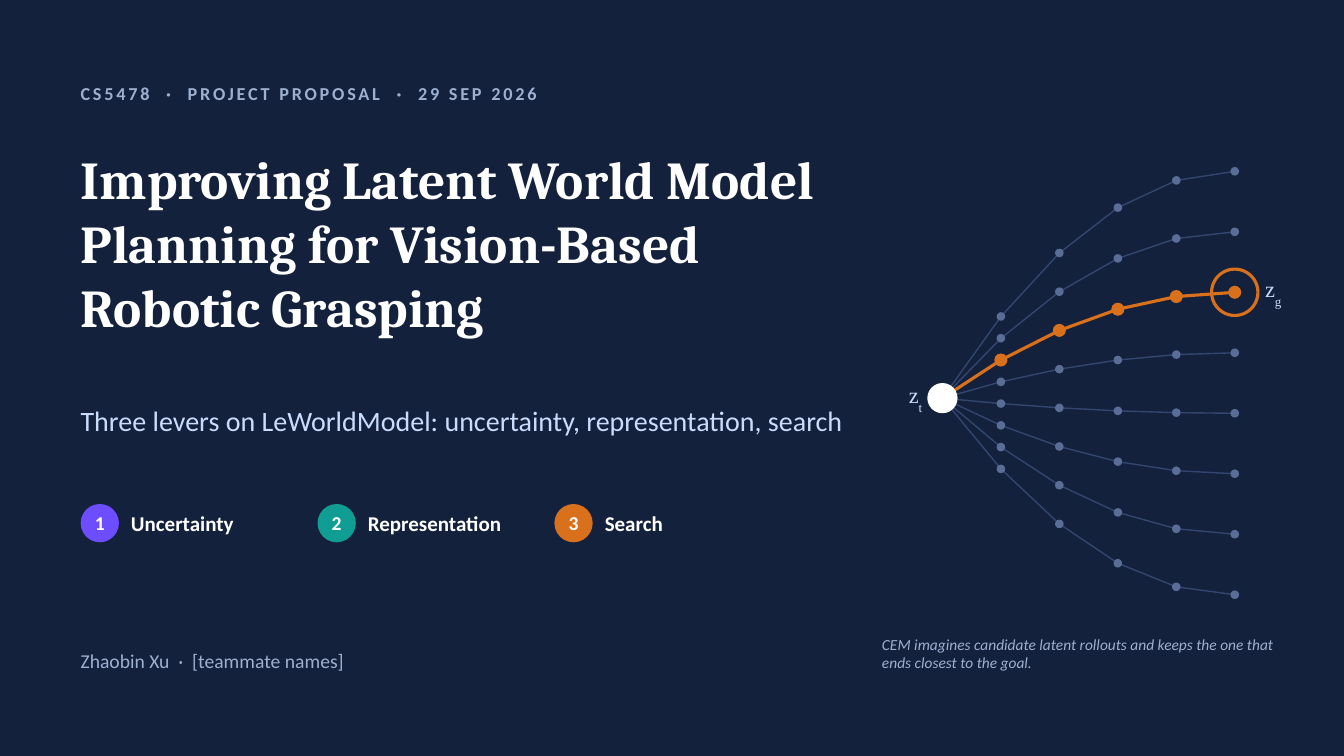
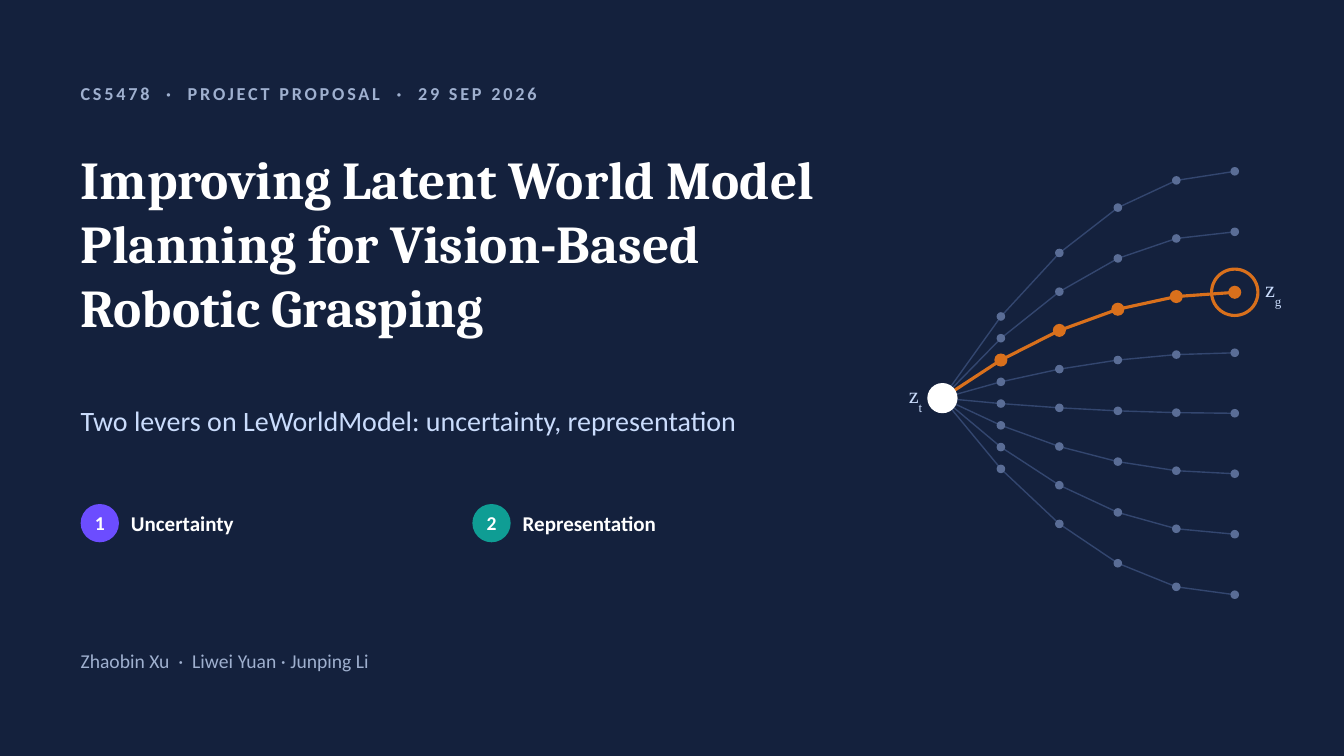
Before and after one commit to JaspinXu/uncertainty-aware-lewm, a slide deck: slide 1 of report/slides/CS5478_proposal_milestone.pptx. Drawn at 1344x756 pixels with LibreOffice and Linux fonts; fonts in the diff are those of the drawing. Boxes give left, top, right and bottom in pixels: in the first picture for what was removed or moved away, otherwise in the second. Text is boxed around its words. In the diff, an @@ line names an element or a change of style, - is before the commit and + after.

```diff
--- a/report/slides/CS5478_proposal_milestone.pptx
+++ b/report/slides/CS5478_proposal_milestone.pptx
@@ text at (81,411,736,436): text changed @@
-Three levers on LeWorldModel: uncertainty, representation, search
+Two levers on LeWorldModel: uncertainty, representation
@@ ellipse "2": place and size @@
-ellipse "2" at (318,504,356,542)
+ellipse "2" at (473,504,511,542)
@@ text "Representation": place and size @@
-text "Representation" at (368,516,501,535)
+text "Representation" at (523,516,656,535)
@@ ellipse removed at (555,504,593,542) @@
-3
@@ text removed at (605,516,663,531) @@
-Search
@@ text at (81,654,369,672): text changed @@
-Zhaobin Xu · [teammate names]
+Zhaobin Xu · Liwei Yuan · Junping Li
@@ text removed at (882,639,1273,671) @@
-CEM imagines candidate latent rollouts and keeps the one that ends closest to the goal.
```
Also in this commit, not shown: 12 other slides changed, 2 slides removed, 2 other files.
